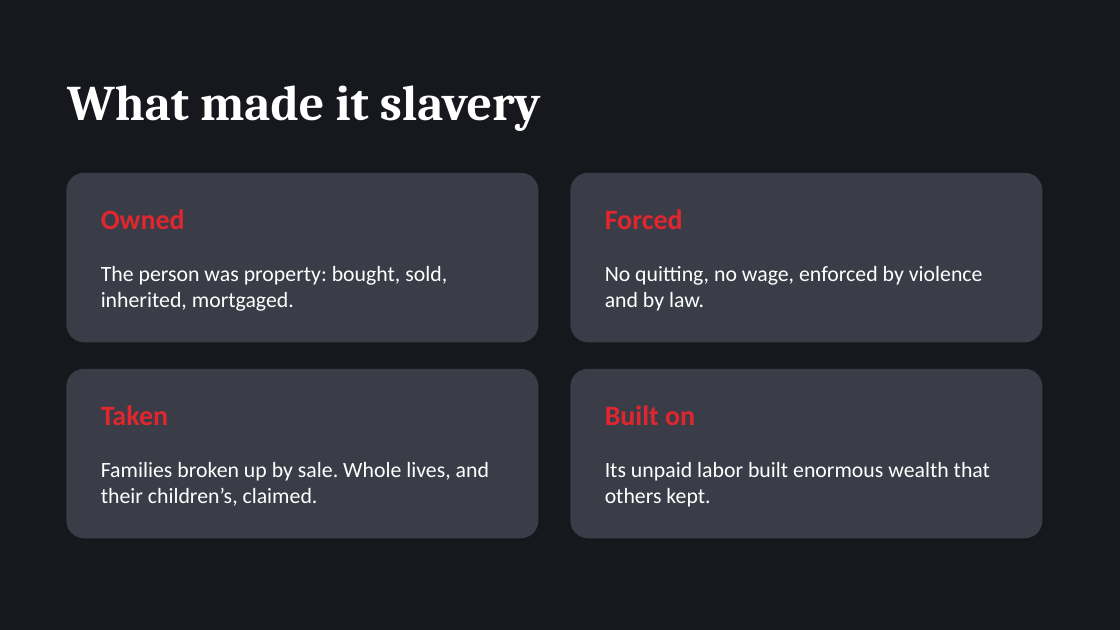
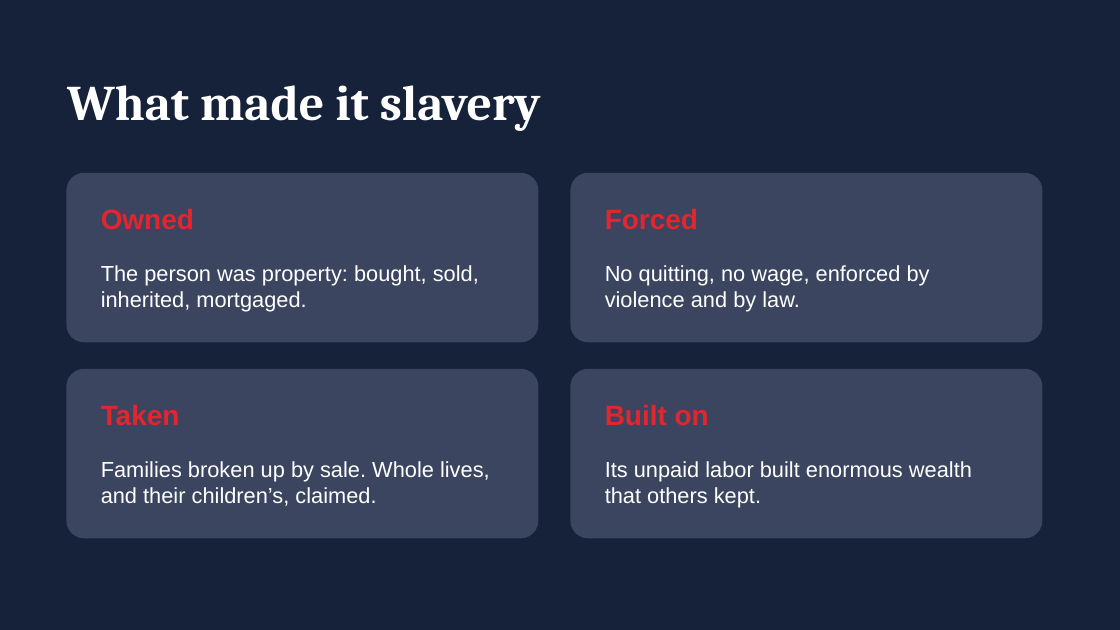
Before and after one commit to asaaab/asaaab.com, a slide deck: slide 32 of whimzmaxx/decks/The-Diary.pptx (slide 26 before the commit). Drawn at 1120x630 pixels with LibreOffice and Linux fonts; fonts in the diff are those of the drawing. Boxes give left, top, right and bottom in pixels: in the first picture for what was removed or moved away, otherwise in the second. Text is boxed around its words. In the diff, an @@ line names an element or a change of style, - is before the commit and + after.

```diff
--- a/whimzmaxx/decks/The-Diary.pptx
+++ b/whimzmaxx/decks/The-Diary.pptx
@@ background #17181D to #16213A @@
@@ fill #3A3D47 to #3B4560; outline #3A3D47 1 pt to #3B4560 1 pt in 4 elements at (571, 174, 1042, 342), (571, 370, 1042, 538), (67, 174, 538, 342), (67, 370, 538, 538) @@
@@ font Calibri to Arial in 8 elements at (101, 208, 194, 230), (101, 265, 479, 312), (605, 208, 698, 230), (605, 265, 930, 312), (101, 404, 180, 426), (101, 461, 490, 506), (605, 404, 709, 426), (605, 461, 972, 508) @@
```
Also in this commit, not shown: 28 other slides changed, 6 slides added, 2 other files.
